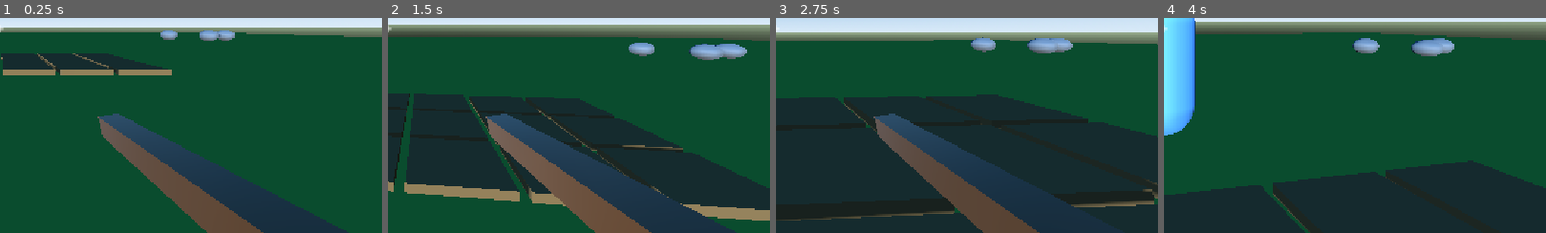
Above: before the commit, frames 1-4 (left to right).
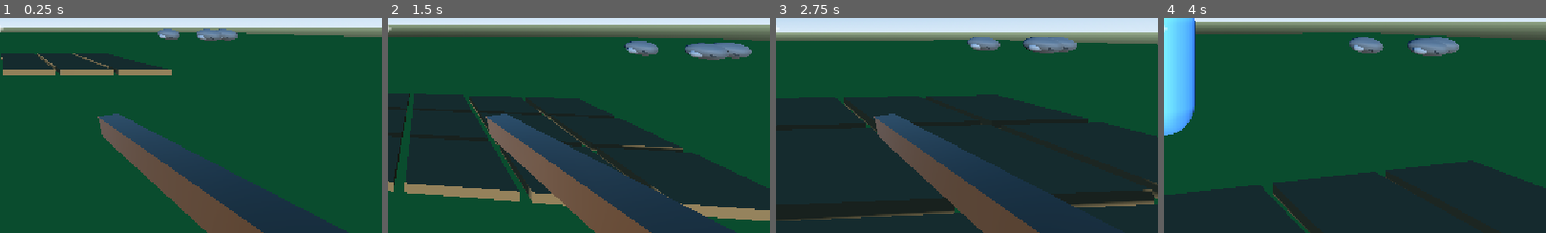
Above: after the commit, the same moments.

Repository: Sanoha0/Farming-3D
Game: Godot game, scene res://scenes/world/MainFarm.tscn
Two runs of this game, one before a commit and one after it. Both use one fixed random seed, a clock stepped at 60 frames per second and the inputs below.
Inputs (mouse positions are % of the whole screen's width and height, from its top left):
- Up to frame 1 (0.25 s): no input
- Up to frame 2 (1.5 s): tap Enter at 0.5 s; move the mouse to (55, 50) at 0.52 s; hold W (move_forward) from 0.53 s (still down); tap E (interact) at 0.6 s; click (55, 50) at 0.67 s; tap Space (jump) at 0.77 s; move the mouse to (45, 50) at 1.27 s; tap F (plant) at 1.35 s
- Up to frame 3 (2.75 s): keep holding W (move_forward); tap Space (jump) at 1.52 s; move the mouse to (52, 48) at 2.02 s; hold Shift (sprint) from 2.03 s (still down)
- Up to frame 4 (4 s): keep holding W (move_forward); tap Space (jump) at 2.75, 3.02, 3.77 s; move the mouse to (49, 52) at 2.77 s; release Shift (sprint) at 2.78 s; tap V (toggle_camera) at 2.85 s; click (49, 52) at 2.92 s; move the mouse to (57, 51) at 3.52 s; tap 4 (tool_axe) at 3.6 s
The pictures show only the part of the screen within x 50-100%, y 48-98%; the shares and areas given below are measured in that part.

The runs differ from the first frame. In frame 1, 0.7% of the frame differs, in the area x 41-63%, y 4-11%; in frame 2, 1.5%, in the area x 61-96%, y 10-20%; in frame 3, 1.3%; in frame 4, 1.4%.

Commit message:
Replace primitive rock blockout with detailed editable rock

Diff:
--- a/scenes/resources/MineableRock.tscn
+++ b/scenes/resources/MineableRock.tscn
@@ -1,19 +1,39 @@
-[gd_scene load_steps=5 format=3]
+[gd_scene load_steps=8 format=3]
 
 [ext_resource type="Script" path="res://scripts/resources/resource_node.gd" id="1_resource"]
 
 [sub_resource type="SphereShape3D" id="RockShape"]
-radius = 0.8
+radius = 0.95
 
-[sub_resource type="SphereMesh" id="RockMesh"]
-radius = 0.8
-height = 1.45
-radial_segments = 32
-rings = 18
+[sub_resource type="SphereMesh" id="RockCoreMesh"]
+radius = 0.9
+height = 1.6
+radial_segments = 64
+rings = 36
+
+[sub_resource type="SphereMesh" id="RockDetailMesh"]
+radius = 0.48
+height = 0.82
+radial_segments = 48
+rings = 28
+
+[sub_resource type="TorusMesh" id="CrackRing"]
+inner_radius = 0.03
+outer_radius = 0.22
+rings = 20
+ring_segments = 32
 
 [sub_resource type="StandardMaterial3D" id="RockMaterial"]
-albedo_color = Color(0.29, 0.31, 0.34, 1)
+albedo_color = Color(0.22, 0.235, 0.25, 1)
+roughness = 0.98
+
+[sub_resource type="StandardMaterial3D" id="RockLightMaterial"]
+albedo_color = Color(0.31, 0.325, 0.345, 1)
 roughness = 0.96
+
+[sub_resource type="StandardMaterial3D" id="CrackMaterial"]
+albedo_color = Color(0.08, 0.085, 0.09, 1)
+roughness = 1.0
 
 [node name="MineableRock" type="StaticBody3D"]
 script = ExtResource("1_resource")
@@ -23,11 +43,49 @@
 reward_amount = 2
 
 [node name="CollisionShape3D" type="CollisionShape3D" parent="."]
-position = Vector3(0, 0.72, 0)
+position = Vector3(0, 0.78, 0)
 shape = SubResource("RockShape")
 
-[node name="Mesh" type="MeshInstance3D" parent="."]
-position = Vector3(0, 0.72, 0)
-scale = Vector3(1.0, 0.82, 1.15)
-mesh = SubResource("RockMesh")
+[node name="Visual" type="Node3D" parent="."]
+
+[node name="Core" type="MeshInstance3D" parent="Visual"]
+position = Vector3(0, 0.78, 0)
+rotation_degrees = Vector3(4, 13, -6)
+scale = Vector3(1.1, 0.78, 1.28)
+mesh = SubResource("RockCoreMesh")
 material_override = SubResource("RockMaterial")
+
+[node name="LobeLeft" type="MeshInstance3D" parent="Visual"]
+position = Vector3(-0.62, 0.63, 0.12)
+rotation_degrees = Vector3(13, -22, 8)
+scale = Vector3(1.0, 0.75, 0.88)
+mesh = SubResource("RockDetailMesh")
+material_override = SubResource("RockLightMaterial")
+
+[node name="LobeRight" type="MeshInstance3D" parent="Visual"]
+position = Vector3(0.67, 0.54, -0.18)
+rotation_degrees = Vector3(-9, 28, -11)
+scale = Vector3(0.86, 0.68, 1.04)
+mesh = SubResource("RockDetailMesh")
+material_override = SubResource("RockMaterial")
+
+[node name="LobeTop" type="MeshInstance3D" parent="Visual"]
+position = Vector3(0.1, 1.13, 0.12)
+rotation_degrees = Vector3(19, 37, 2)
+scale = Vector3(0.76, 0.54, 0.72)
+mesh = SubResource("RockDetailMesh")
+material_override = SubResource("RockLightMaterial")
+
+[node name="CrackA" type="MeshInstance3D" parent="Visual"]
+position = Vector3(0.32, 0.84, 0.92)
+rotation_degrees = Vector3(82, 20, 15)
+scale = Vector3(1.5, 0.45, 0.7)
+mesh = SubResource("CrackRing")
+material_override = SubResource("CrackMaterial")
+
+[node name="CrackB" type="MeshInstance3D" parent="Visual"]
+position = Vector3(-0.35, 0.52, 0.91)
+rotation_degrees = Vector3(74, -18, -12)
+scale = Vector3(1.0, 0.35, 0.6)
+mesh = SubResource("CrackRing")
+material_override = SubResource("CrackMaterial")
